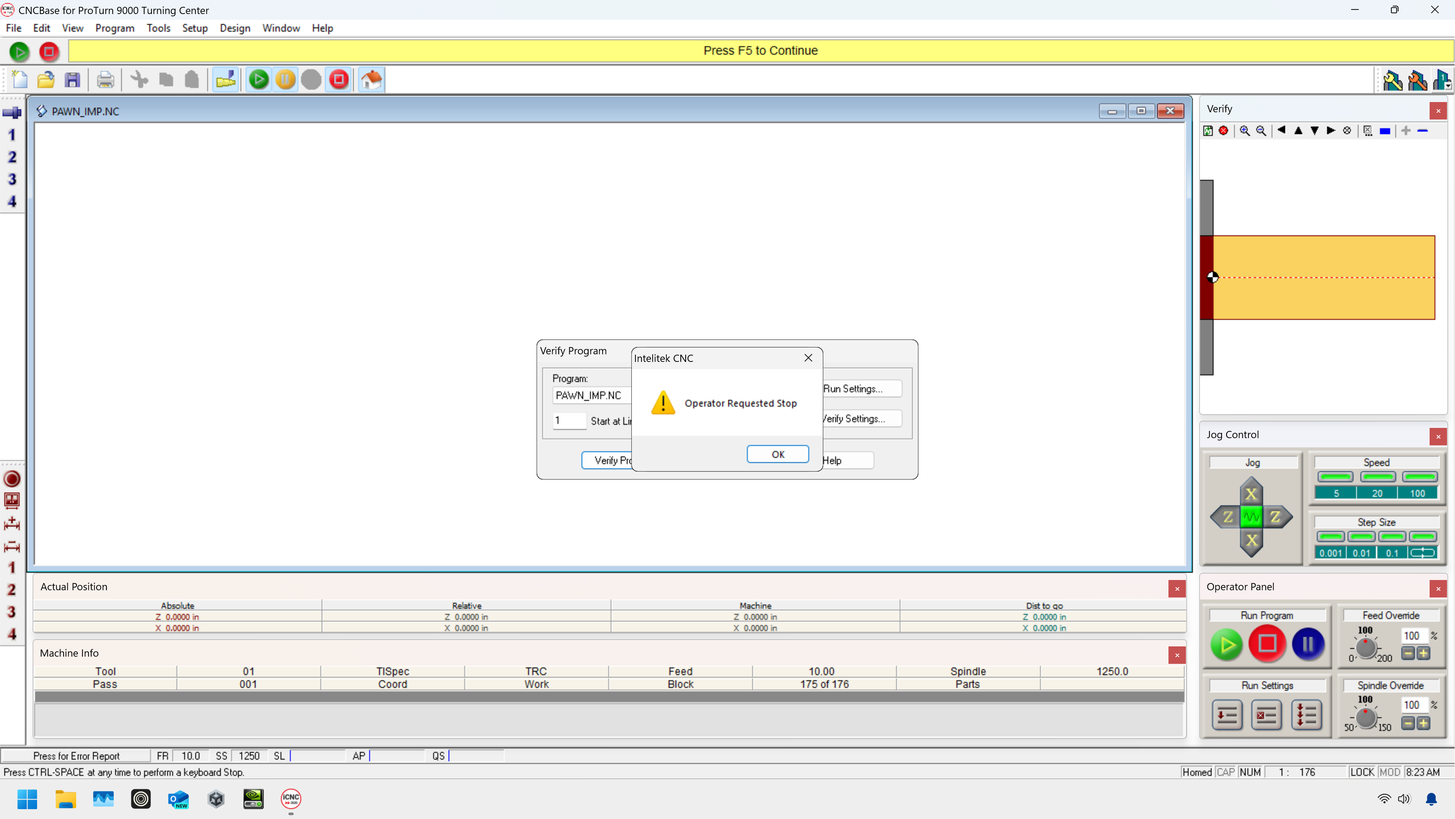
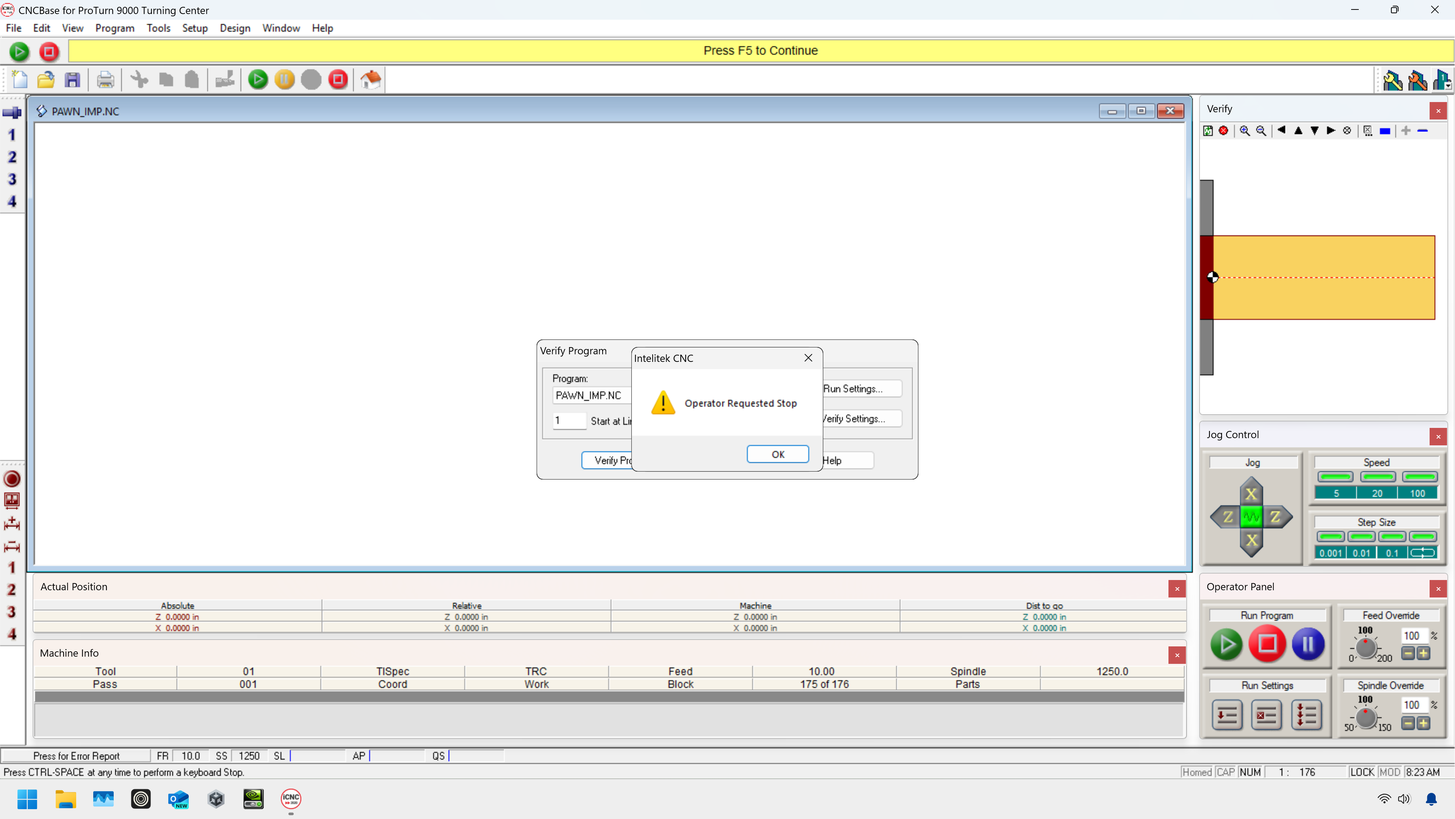
Layer changes from the first 1455 x 819 image to the second:
removed layer "Top left" from group "top left menu" over [9, 41, 60, 62]
removed group "start" (1st of 2, in "quick menu") (3 layers) from group "quick menu" over [245, 66, 273, 93]
removed layer "Start_Press" from group "start" over [245, 66, 273, 93]
removed layer "Start_Hover" from group "start" over [245, 66, 273, 93]
renamed "Start_Normal" to "top bar start", moved it into group "quick menu" over [246, 67, 271, 92]
removed group "pause" (2nd of 2, in "quick menu") (3 layers) from group "quick menu" over [271, 66, 299, 93]
removed layer "Pause_Press" from group "pause" over [271, 66, 299, 93]
removed layer "Pause_Hover" from group "pause" over [271, 66, 299, 93]
renamed "Pause_Normal" to "top bar pause", moved it into group "quick menu" over [272, 67, 298, 93]
removed group "home" (2 layers) from group "quick menu" over [357, 66, 385, 93]
removed layer "Home_Press" from group "home" over [357, 66, 385, 93]
removed layer "Home_Hover" from group "home" over [357, 66, 385, 93]
removed group "alt stop" (2 layers) from group "quick menu" over [324, 66, 352, 93]
removed layer "AltStop_Press" from group "alt stop" over [324, 66, 352, 93]
removed layer "AltStop_Hover" from group "alt stop" over [324, 66, 352, 93]
removed group "verify" (2 layers) from group "quick menu" over [211, 66, 240, 93]
removed layer "Verify_Press" from group "verify" over [211, 66, 240, 93]
removed layer "verify hover" from group "verify" over [211, 66, 240, 93]
removed layer "Stop" from group "operator panel" over [1248, 623, 1287, 663]
removed layer "Pause" from group "operator panel" over [1292, 626, 1326, 661]
renamed "Alt_start" to "op Alt_start", hid it over [1210, 627, 1244, 661]
removed layer "start" (2nd of 2, in "operator panel") from group "operator panel" over [1210, 627, 1244, 661]
…and 4 more changes (3 painted, 2 renamed, 1 stack, 1 visibility)
